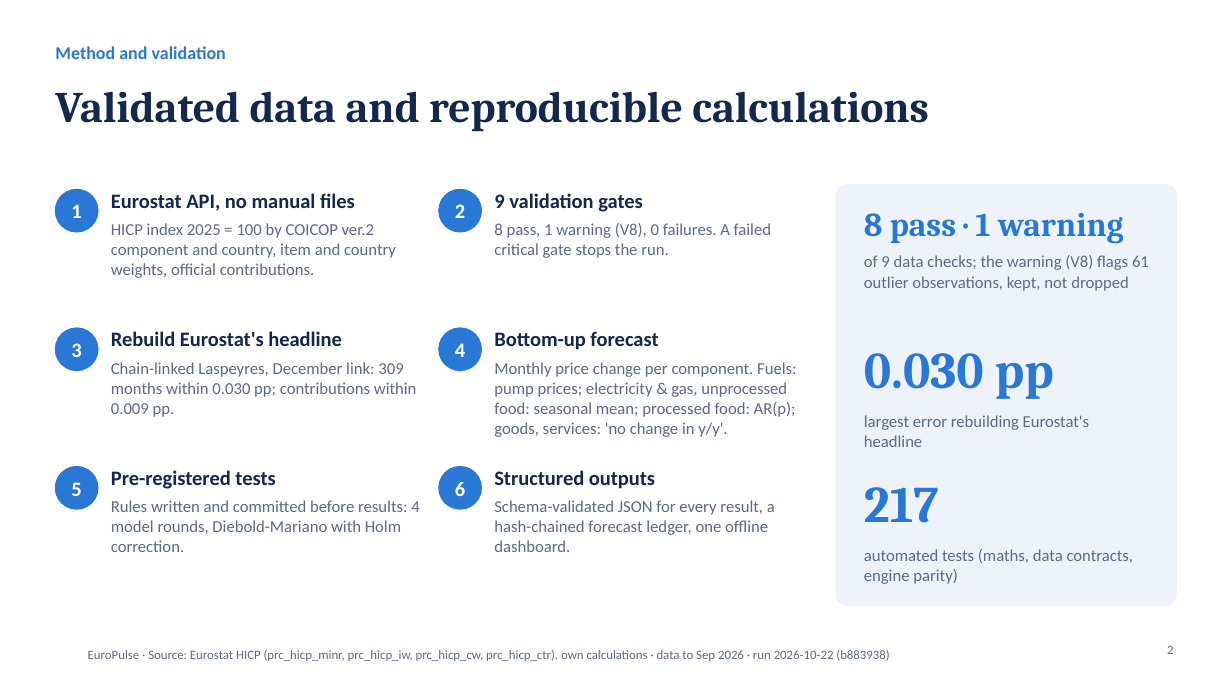
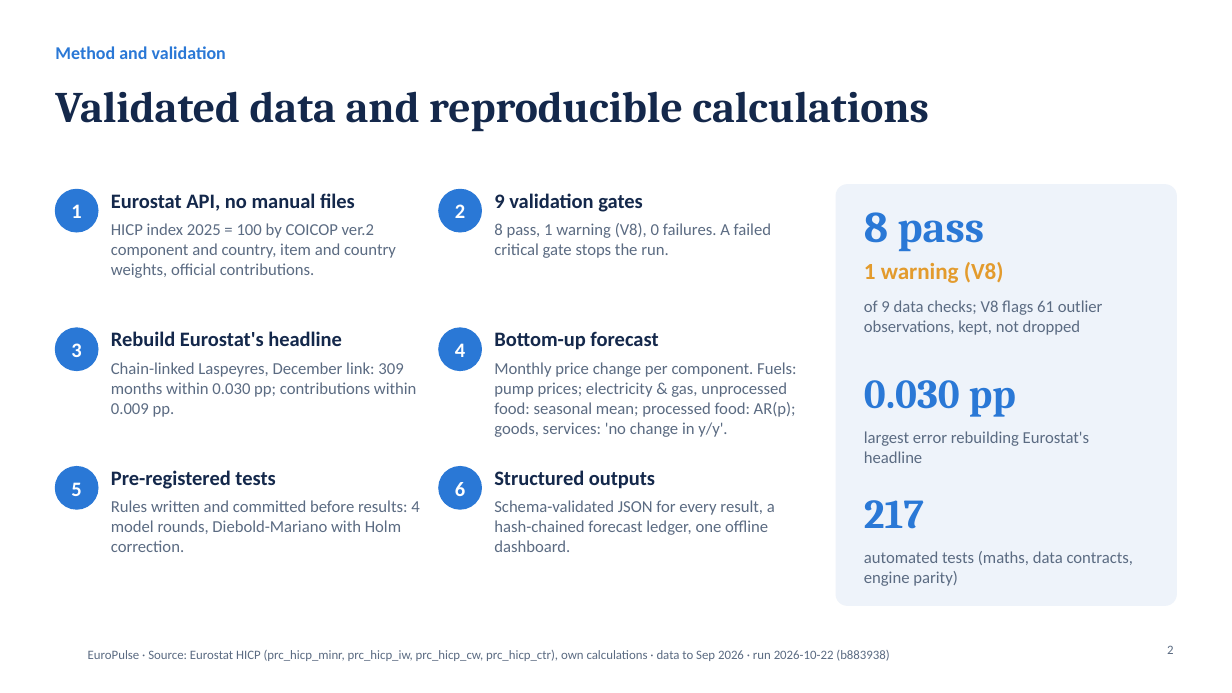
Before and after one commit to btekdemir/EuroPulse_MacroQuant, a slide deck: slide 2 of deck/deck.pptx. Drawn at 1232x693 pixels with LibreOffice and Linux fonts; fonts in the diff are those of the drawing; background and template pictures are left out. Boxes give left, top, right and bottom in pixels: in the first picture for what was removed or moved away, otherwise in the second. Text is boxed around its words. In the diff, an @@ line names an element or a change of style, - is before the commit and + after.

```diff
--- a/deck/deck.pptx
+++ b/deck/deck.pptx
@@ text at (x1=864, y1=212, x2=985, y2=251): text changed; size 26 to 34 pt @@
-8 pass · 1 warning
+8 pass
@@ text added at (x1=864, y1=262, x2=1004, y2=283), 18 pt, text #E39B2D, bold @@
+1 warning (V8)
@@ text at (x1=864, y1=300, x2=1103, y2=335): text changed @@
-of 9 data checks; the warning (V8) flags 61 outlier observations, kept, not dropped
+of 9 data checks; V8 flags 61 outlier observations, kept, not dropped
@@ text "0.030 pp" at (x1=864, y1=380, x2=1016, y2=417): size 40 to 32 pt @@
@@ text "0.030 pp" moved from (x1=864, y1=353, x2=1054, y2=399) to (x1=864, y1=380, x2=1016, y2=417) @@
@@ text "largest error rebuilding Eurostat's headline" moved from (x1=864, y1=415, x2=1089, y2=447) to (x1=864, y1=431, x2=1089, y2=463) @@
@@ text "217" moved from (x1=864, y1=487, x2=939, y2=523) to (x1=864, y1=500, x2=924, y2=529) @@
@@ text "217" at (x1=864, y1=500, x2=924, y2=529): size 40 to 32 pt @@
```
Also in this commit, not shown: 1 other slide changed, 2 other files.
